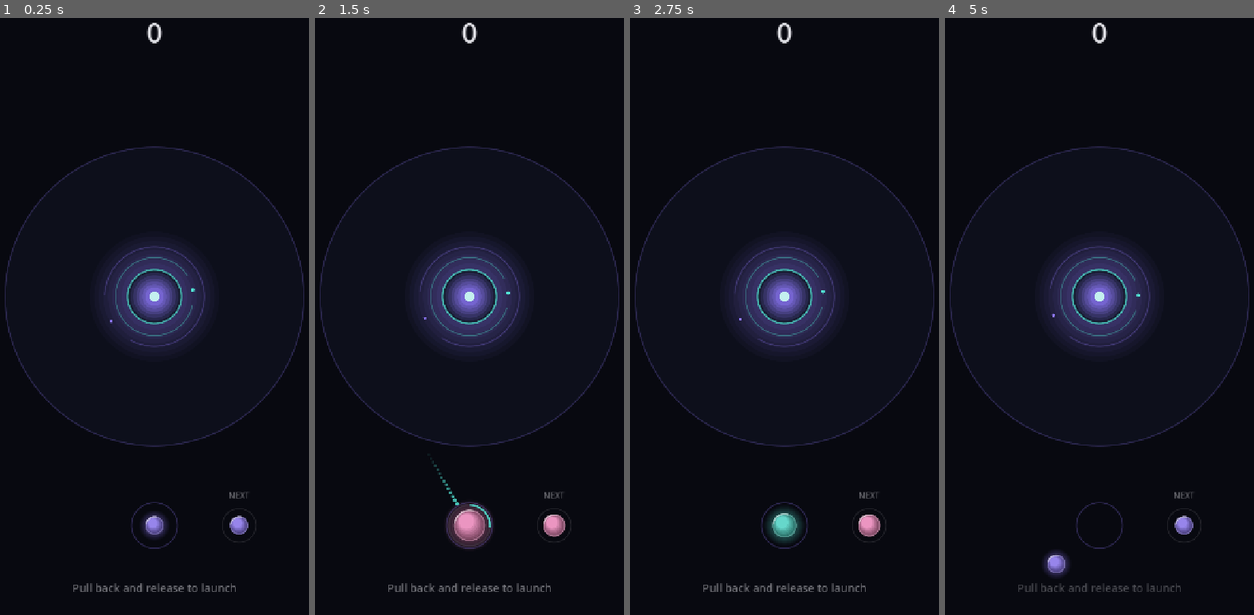
Above: before the commit, frames 1-4 (left to right).
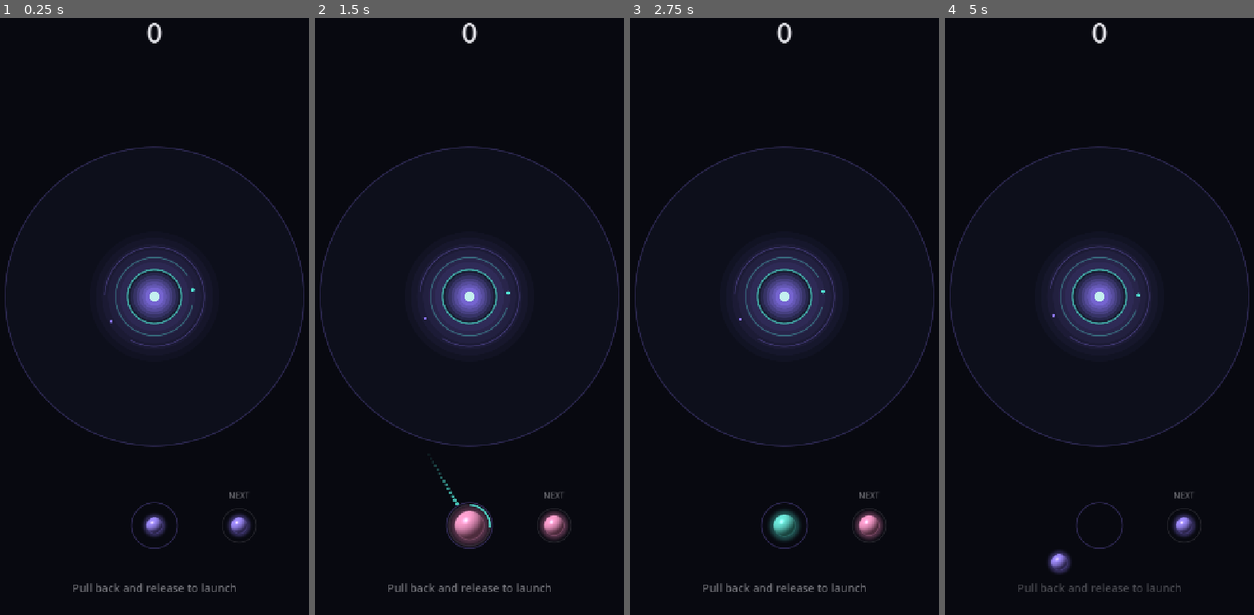
Above: after the commit, the same moments.

Repository: dinnm16-png/orbit
Game: Godot game, scene res://scenes/main/main.tscn
Same seed, same stepped clock (60 frames per second), same inputs: the game is played once before the commit and once after it.
Inputs (mouse positions are in pixels of both pictures, inside the frame that each line leads up to):
- Up to frame 1 (0.25 s): no input
- Up to frame 2 (1.5 s): tap Enter at 0.5 s; move the mouse to (549, 262) at 0.52 s; tap R at 0.6 s; click (549, 262) at 0.67 s; tap Space at 1.25 s; drag from (398, 328) to (450, 423) at 1.27 s
- Up to frame 3 (2.75 s): move the mouse to (821, 155) at 2.02 s; tap R at 2.1 s; click (821, 155) at 2.17 s
- Up to frame 4 (5 s): tap Enter at 2.75 s; drag from (1080, 423) to (991, 203) at 2.77 s; move the mouse to (1207, 394) at 3.52 s; tap R at 3.6 s; click (1207, 394) at 3.67 s; tap Space at 4.25 s; drag from (991, 203) to (1046, 137) at 4.27 s

The runs differ from the first frame. In frame 1, 0.3% of the frame differs, in the area x 35-82%, y 50-87%; in frame 2, 0.6%, in the area x 34-82%, y 46-88%; in frame 3, 0.5%; in frame 4, 0.4%.

Commit message:
Performance: shader planets (958->77 draw calls), sleeping bodies, cached core, physics interpolation
Also: test runner fails on any engine error (shader/script errors).

Co-Authored-By: Claude Opus 5.5 <noreply@anthropic.com>
Claude-Session: https://claude.ai/code/session_01PCD6DdnXzdrngHsaxmorH8

Diff:
--- a/project.godot
+++ b/project.godot
@@ -31,6 +31,7 @@
 [physics]
 
 common/physics_ticks_per_second=60
+common/physics_interpolation=true
 2d/default_gravity=0.0
 
 [rendering]
--- /dev/null
+++ b/resources/shaders/planet.gdshader
@@ -0,0 +1,45 @@
+// ORBIT planet shader — one quad per planet, everything computed per pixel.
+//
+// Why: drawing planets from many stacked translucent circles produced ~35 draw
+// calls per planet. A single quad with this shader is ONE draw, and because
+// every planet shares the same material, Godot can batch them together.
+//
+// Inputs (no per-planet uniforms, so batching is not broken):
+//   UV     0..1 across the quad
+//   COLOR  the planet's base color (passed as the vertex color)
+// The quad is GLOW_SCALE times the planet radius (see PlanetArt.GLOW_SCALE).
+shader_type canvas_item;
+render_mode blend_mix, unshaded;
+
+const float GLOW_SCALE = 1.7;
+const vec3 LIGHT_DIR = vec3(-0.45, -0.6, 0.66); // top-left, towards the viewer
+
+void fragment() {
+	vec3 base = COLOR.rgb;
+	// Position in units of the planet radius: |p| = 1 is the planet's edge.
+	vec2 p = (UV * 2.0 - 1.0) * GLOW_SCALE;
+	float d = length(p);
+	float aa = max(fwidth(d), 0.0001) * 1.2;
+	float body = 1.0 - smoothstep(1.0 - aa, 1.0, d);
+
+	// Sphere normal from the 2D position -> smooth 3D lighting.
+	float z = sqrt(max(1.0 - d * d, 0.0));
+	vec3 n = normalize(vec3(p, z));
+	vec3 l = normalize(LIGHT_DIR);
+	float diffuse = clamp(dot(n, l), 0.0, 1.0);
+	vec3 shade = mix(base * 0.28, mix(base, vec3(1.0), 0.15), smoothstep(-0.1, 1.0, diffuse));
+	// Soft specular highlight.
+	float spec = pow(clamp(dot(reflect(-l, n), vec3(0.0, 0.0, 1.0)), 0.0, 1.0), 18.0);
+	shade += vec3(spec * 0.35);
+	// Rim light: thin bright edge, stronger on the lit side.
+	float rim = smoothstep(0.80, 1.0, d) * (0.25 + 0.5 * clamp(dot(normalize(p + 1e-5), l.xy), 0.0, 1.0));
+	shade = mix(shade, mix(base, vec3(1.0), 0.6), rim * 0.55);
+
+	// Outer glow: smooth falloff from the edge to the quad border.
+	float g = 1.0 - smoothstep(1.0, GLOW_SCALE, d);
+	float glow = g * g * 0.28 * COLOR.a;
+
+	float alpha = body * COLOR.a + (1.0 - body) * glow;
+	vec3 rgb = mix(base, shade, body);
+	COLOR = vec4(rgb, alpha);
+}
--- a/scenes/core/gravity_core.gd
+++ b/scenes/core/gravity_core.gd
@@ -5,7 +5,12 @@
 ## It is a StaticBody2D: it never moves, but planets collide with it and come
 ## to rest on it. The pull itself is applied by each Planet (see Planet and
 ## OrbitPhysics); the core only defines *where* the center is.
-## It also draws the playable boundary ring (the future game-over line).
+## It also draws the playable boundary ring (the game-over line).
+##
+## Performance: each visual part is its own child CanvasItem whose drawing is
+## cached by Godot. Animation only changes cheap properties (rotation,
+## modulate); nothing is re-drawn every frame, except the warning ring while
+## the game is actually in danger.
 
 const COLOR_VIOLET := Color("#917AFF")
 const COLOR_AQUA := Color("#52E5D5")
@@ -17,9 +22,14 @@
 var danger: float = 0.0
 
 var _time: float = 0.0
+var _warning_visible: bool = false
 
 @onready var _collision: CollisionShape2D = $CollisionShape2D
+@onready var _boundary: Node2D = $Boundary
+@onready var _glow: Node2D = $Glow
+@onready var _body: Node2D = $Body
 @onready var _rings: Node2D = $Rings
+@onready var _warning: Node2D = $Warning
 
 
 func setup(p_config: GameConfig) -> void:
@@ -37,46 +47,45 @@
 	material.bounce = 0.0
 	physics_material_override = material
 
+	_boundary.draw.connect(_draw_boundary)
+	_glow.draw.connect(_draw_glow)
+	_body.draw.connect(_draw_body)
 	_rings.draw.connect(_draw_rings)
+	_warning.draw.connect(_draw_warning)
 
 
 func _process(delta: float) -> void:
 	_time += delta
 	# Slow rotation of the decorative rings; cheap because only the transform changes.
 	_rings.rotation = _time * 0.12
-	# Gentle "breathing" glow on the core body.
-	queue_redraw()
+	# Gentle "breathing" glow: only the layer's opacity changes, no redraw.
+	_glow.modulate.a = 0.8 + 0.2 * sin(_time * 1.6)
+	if danger > 0.0 or _warning_visible:
+		_warning_visible = danger > 0.0
+		_warning.queue_redraw()
 
 
-func _draw() -> void:
+func _draw_boundary() -> void:
+	var b := config.boundary_radius
+	_boundary.draw_circle(Vector2.ZERO, b, Color(COLOR_SECONDARY, 0.35), true, -1.0, true)
+	_boundary.draw_arc(Vector2.ZERO, b, 0.0, TAU, 128, Color(COLOR_VIOLET, 0.22), 1.5, true)
+
+
+func _draw_glow() -> void:
 	var r := config.core_radius
-	var pulse := 0.5 + 0.5 * sin(_time * 1.6)
+	for i in 6:
+		var t := float(i) / 6.0
+		_glow.draw_circle(Vector2.ZERO, r * (2.4 - t * 1.35), Color(COLOR_VIOLET, 0.035 + t * 0.035), true, -1.0, true)
 
-	# Boundary of the playable zone: faint filled disc + thin outline.
-	var b := config.boundary_radius
-	draw_circle(Vector2.ZERO, b, Color(COLOR_SECONDARY, 0.35), true, -1.0, true)
-	draw_arc(Vector2.ZERO, b, 0.0, TAU, 160, Color(COLOR_VIOLET, 0.22), 1.5, true)
-	if danger > 0.0:
-		# Warning: the ring pulses toward white, faster as time runs out.
-		var warn := 0.5 + 0.5 * sin(_time * (8.0 + 10.0 * danger))
-		var ring := COLOR_VIOLET.lerp(COLOR_WHITE, danger)
-		# Never fully fades: even at the pulse's low point the warning stays visible.
-		draw_arc(Vector2.ZERO, b, 0.0, TAU, 160, Color(ring, 0.35 + danger * (0.3 + 0.35 * warn)), 3.0, true)
 
-	# Core glow.
-	for i in 8:
-		var t := float(i) / 8.0
-		var gr := r * (2.4 - t * 1.35)
-		draw_circle(Vector2.ZERO, gr, Color(COLOR_VIOLET, 0.025 + t * 0.03 + pulse * 0.01), true, -1.0, true)
-
-	# Core body: dark sphere with a bright aqua/violet heart.
-	draw_circle(Vector2.ZERO, r, COLOR_SECONDARY, true, -1.0, true)
+func _draw_body() -> void:
+	var r := config.core_radius
+	_body.draw_circle(Vector2.ZERO, r, COLOR_SECONDARY, true, -1.0, true)
 	for i in range(1, 7):
 		var t := float(i) / 7.0
-		var cr := r * (1.0 - t * 0.78)
-		draw_circle(Vector2.ZERO, cr, COLOR_SECONDARY.lerp(COLOR_VIOLET, t * 0.9), true, -1.0, true)
-	draw_circle(Vector2.ZERO, r * 0.18, COLOR_WHITE.lerp(COLOR_AQUA, 0.3), true, -1.0, true)
-	draw_arc(Vector2.ZERO, r, 0.0, TAU, 64, Color(COLOR_AQUA, 0.55 + pulse * 0.2), 2.0, true)
+		_body.draw_circle(Vector2.ZERO, r * (1.0 - t * 0.78), COLOR_SECONDARY.lerp(COLOR_VIOLET, t * 0.9), true, -1.0, true)
+	_body.draw_circle(Vector2.ZERO, r * 0.18, COLOR_WHITE.lerp(COLOR_AQUA, 0.3), true, -1.0, true)
+	_body.draw_arc(Vector2.ZERO, r, 0.0, TAU, 64, Color(COLOR_AQUA, 0.65), 2.0, true)
 
 
 func _draw_rings() -> void:
@@ -86,3 +95,14 @@
 	_rings.draw_arc(Vector2.ZERO, r * 1.85, PI, PI + TAU - 1.1, 96, Color(COLOR_VIOLET, 0.28), 1.0, true)
 	_rings.draw_circle(Vector2(r * 1.45, 0).rotated(-0.2), 3.0, COLOR_AQUA, true, -1.0, true)
 	_rings.draw_circle(Vector2(r * 1.85, 0).rotated(PI - 0.55), 2.2, COLOR_VIOLET, true, -1.0, true)
+
+
+func _draw_warning() -> void:
+	if danger <= 0.0:
+		return
+	# The ring pulses toward white, faster as time runs out, and never fully
+	# fades: even at the pulse's low point the warning stays visible.
+	var warn := 0.5 + 0.5 * sin(_time * (8.0 + 10.0 * danger))
+	var ring := COLOR_VIOLET.lerp(COLOR_WHITE, danger)
+	_warning.draw_arc(Vector2.ZERO, config.boundary_radius, 0.0, TAU, 128,
+		Color(ring, 0.35 + danger * (0.3 + 0.35 * warn)), 3.0, true)
--- a/scenes/core/gravity_core.tscn
+++ b/scenes/core/gravity_core.tscn
@@ -7,4 +7,12 @@
 
 [node name="CollisionShape2D" type="CollisionShape2D" parent="."]
 
+[node name="Boundary" type="Node2D" parent="."]
+
+[node name="Warning" type="Node2D" parent="."]
+
+[node name="Glow" type="Node2D" parent="."]
+
+[node name="Body" type="Node2D" parent="."]
+
 [node name="Rings" type="Node2D" parent="."]
--- a/scenes/field/planet_field.gd
+++ b/scenes/field/planet_field.gd
@@ -22,6 +22,7 @@
 		gravity_center = value
 		for planet in get_planets():
 			planet.gravity_center = value
+			planet.sleeping = false  # Sleeping planets must feel the new center.
 
 
 func setup(p_config: GameConfig) -> void:
--- a/scenes/launcher/launcher.gd
+++ b/scenes/launcher/launcher.gd
@@ -38,6 +38,7 @@
 func load_planet(planet: Planet) -> void:
 	loaded_planet = planet
 	planet.global_position = global_position
+	planet.reset_physics_interpolation()  # Teleport: don't smooth from old spot.
 	queue_redraw()
 
 
--- a/scenes/main/main.gd
+++ b/scenes/main/main.gd
@@ -86,6 +86,7 @@
 	launcher.position = Vector2(rect.get_center().x, rect.end.y - config.launch_offset_from_bottom)
 	if launcher.loaded_planet:
 		launcher.loaded_planet.global_position = launcher.global_position
+		launcher.loaded_planet.reset_physics_interpolation()
 	next_preview.position = launcher.position + Vector2(170.0, 0.0)
 	next_label.position = next_preview.position + Vector2(-60.0, -72.0)
 	hint.position = Vector2(rect.position.x, rect.end.y - 70.0)
--- a/scenes/planet/planet.gd
+++ b/scenes/planet/planet.gd
@@ -6,7 +6,7 @@
 ##   1. setup() is called before adding it to the scene (level + config).
 ##   2. It waits frozen at the launcher (no physics, no gravity).
 ##   3. launch() unfreezes it and gives it a velocity.
-##   4. Every physics step it is pulled toward the core and speed-capped.
+##   4. It is pulled toward the core (constant force) and speed-capped.
 ##   5. When merged, consume() removes it; PlanetField spawns the result.
 
 signal launched(planet: Planet)
@@ -38,6 +38,7 @@
 
 @onready var _collision: CollisionShape2D = $CollisionShape2D
 @onready var _visual: Node2D = $Visual
+@onready var _overlay: Node2D = $Visual/Overlay
 
 
 func setup(p_config: GameConfig, p_level: int, p_gravity_center: Vector2) -> void:
@@ -78,8 +79,13 @@
 	freeze_mode = RigidBody2D.FREEZE_MODE_KINEMATIC
 	freeze = true
 
-	_visual.draw.connect(_draw_visual)
+	# Body: one shader quad (shared material -> batched). Rings and the danger
+	# ring live on a child overlay that uses the default material.
+	_visual.material = PlanetArt.material()
+	_visual.draw.connect(func(): PlanetArt.draw_body(_visual, radius, base_color))
+	_overlay.draw.connect(_draw_overlay)
 	_visual.queue_redraw()
+	_overlay.queue_redraw()
 
 
 ## Player launch from the launcher.
@@ -93,6 +99,7 @@
 	freeze = false
 	is_active = true
 	linear_velocity = OrbitPhysics.clamp_velocity(velocity, config.max_planet_speed)
+	_update_gravity_force()
 
 
 ## Makes a merge result grow from `from_radius` to its real size over
@@ -117,6 +124,8 @@
 
 
 func _physics_process(delta: float) -> void:
+	if is_active and not freeze:
+		_update_gravity_force()
 	if _grow_elapsed < config.merge_grow_time:
 		_grow_elapsed += delta
 		_apply_grow(clampf(_grow_elapsed / config.merge_grow_time, 0.0, 1.0))
@@ -130,35 +139,46 @@
 	_visual.scale = Vector2.ONE * (r / radius)
 
 
+## Gravity is a CONSTANT FORCE that we only update when its direction or size
+## changes noticeably (>1%).
+## - Forces are integrated before contacts are solved, so a resting planet's pull
+##   is cancelled in the same step and it reaches exactly zero velocity.
+## - Setting a force wakes a sleeping body. Re-applying gravity every step (our
+##   Phase 1 approach) therefore kept every planet awake forever. A resting
+##   planet's gravity never changes, so now it can fall asleep and cost nothing.
+func _update_gravity_force() -> void:
+	var accel := OrbitPhysics.gravity_acceleration(global_position, gravity_center, config.gravity_strength)
+	var desired := accel * mass
+	var tolerance := desired.length() * 0.01
+	if desired.distance_squared_to(constant_force) > tolerance * tolerance:
+		constant_force = desired
+
+
 func _integrate_forces(state: PhysicsDirectBodyState2D) -> void:
-	if not is_active:
-		return
-	var accel := OrbitPhysics.gravity_acceleration(
-		state.transform.origin, gravity_center, config.gravity_strength)
-	# Apply gravity as a FORCE (not by editing velocity). Godot integrates
-	# forces before solving contacts, so a planet resting on the core gets its
-	# pull cancelled in the same step, reaches zero velocity and can sleep.
-	# Editing velocity here instead left resting planets buzzing forever.
-	state.apply_central_force(accel * mass)
 	# Speed cap: the single most important guard against "exploding" physics.
-	state.linear_velocity = OrbitPhysics.clamp_velocity(state.linear_velocity, config.max_planet_speed)
+	# Only touch the velocity when needed (writing it would wake the body).
+	var max_speed := config.max_planet_speed
+	if state.linear_velocity.length_squared() > max_speed * max_speed:
+		state.linear_velocity = OrbitPhysics.clamp_velocity(state.linear_velocity, max_speed)
 
 
 func _process(_delta: float) -> void:
 	# The body may roll, but the lighting should always come from the top-left,
 	# so the visual layer cancels the body's rotation.
-	_visual.global_rotation = 0.0
+	# Only touch the transform when the body actually rotated.
+	if not is_zero_approx(_visual.global_rotation):
+		_visual.global_rotation = 0.0
 	if danger > 0.0 or _was_in_danger:
 		_was_in_danger = danger > 0.0
-		_visual.queue_redraw()
+		_overlay.queue_redraw()  # Only the thin overlay, never the body.
 
 
-# --- Procedural drawing -------------------------------------------------------
+# --- Drawing ------------------------------------------------------------------
 
-func _draw_visual() -> void:
-	PlanetArt.draw_planet(_visual, radius, base_color, level)
+func _draw_overlay() -> void:
+	PlanetArt.draw_ring(_overlay, radius, base_color, level)
 	if danger > 0.0:
 		# Pulsing warning ring: this planet is about to end the game.
 		var pulse := 0.5 + 0.5 * sin(Time.get_ticks_msec() * 0.012)
-		_visual.draw_arc(Vector2.ZERO, radius + 5.0, 0.0, TAU, 48,
+		_overlay.draw_arc(Vector2.ZERO, radius + 5.0, 0.0, TAU, 40,
 			Color(1, 1, 1, 0.35 + danger * (0.25 + 0.4 * pulse)), 3.0, true)
--- a/scenes/planet/planet.tscn
+++ b/scenes/planet/planet.tscn
@@ -8,3 +8,6 @@
 [node name="CollisionShape2D" type="CollisionShape2D" parent="."]
 
 [node name="Visual" type="Node2D" parent="."]
+physics_interpolation_mode = 2
+
+[node name="Overlay" type="Node2D" parent="Visual"]
--- a/scenes/ui/next_preview.gd
+++ b/scenes/ui/next_preview.gd
@@ -19,10 +19,23 @@
 		return
 	level = p_level
 	queue_redraw()
+	if _body:
+		_body.queue_redraw()
 	# Small "pop" so the player notices the queue advanced.
 	scale = Vector2.ONE * 0.6
 	create_tween().tween_property(self, "scale", Vector2.ONE, 0.25) \
 		.set_trans(Tween.TRANS_BACK).set_ease(Tween.EASE_OUT)
+
+
+var _body: Node2D
+
+
+func _ready() -> void:
+	# The planet is drawn by a child using the shared planet shader.
+	_body = Node2D.new()
+	_body.material = PlanetArt.material()
+	_body.draw.connect(_draw_body)
+	add_child(_body)
 
 
 func _draw() -> void:
@@ -30,4 +43,11 @@
 	if config == null or level < 0:
 		return
 	var r := minf(config.get_planet_radius(level), MAX_RADIUS)
-	PlanetArt.draw_planet(self, r, config.get_planet_color(level), level, false)
+	PlanetArt.draw_ring(self, r, config.get_planet_color(level), level)
+
+
+func _draw_body() -> void:
+	if config == null or level < 0:
+		return
+	var r := minf(config.get_planet_radius(level), MAX_RADIUS)
+	PlanetArt.draw_body(_body, r, config.get_planet_color(level))
--- a/scripts/visual/planet_art.gd
+++ b/scripts/visual/planet_art.gd
@@ -1,42 +1,48 @@
 class_name PlanetArt
 extends RefCounted
-## Procedural planet drawing, shared by real planets and the next-planet preview
-## so both always look identical. Call from inside a CanvasItem's draw callback.
+## Planet drawing shared by real planets and the next-planet preview.
+##
+## The body (shading, rim light, glow) is ONE quad rendered by
+## res://resources/shaders/planet.gdshader. All planets share a single
+## ShaderMaterial and pass their color as the vertex color, so Godot can batch
+## many planets into very few draw calls. Rings are a thin separate overlay.
 
-const LIGHT_DIR := Vector2(-0.6, -0.8)
+## Quad half-size relative to the radius. Must match GLOW_SCALE in the shader.
+const GLOW_SCALE := 1.7
+const SHADER := preload("res://resources/shaders/planet.gdshader")
+
+static var _material: ShaderMaterial
 
 
-static func draw_planet(ci: CanvasItem, radius: float, c: Color, level: int, glow: bool = true) -> void:
-	# Soft outer glow: stacked translucent circles approximate a radial gradient.
-	if glow:
-		var glow_steps := 6
-		for i in glow_steps:
-			var t := float(i) / glow_steps
-			var r := radius * (1.65 - t * 0.6)
-			ci.draw_circle(Vector2.ZERO, r, Color(c, 0.035 + t * 0.02), true, -1.0, true)
+## The one shared material. Assign it to the CanvasItem that calls draw_body().
+static func material() -> ShaderMaterial:
+	if _material == null:
+		_material = ShaderMaterial.new()
+		_material.shader = SHADER
+	return _material
 
-	# Body: dark base, then lighter discs shifted toward the light = 3D shading.
-	var dark := c.darkened(0.55)
-	ci.draw_circle(Vector2.ZERO, radius, dark, true, -1.0, true)
-	var shade_steps := 7
-	for i in range(1, shade_steps):
-		var t := float(i) / shade_steps
-		var r := radius * (1.0 - t * 0.62)
-		var offset := LIGHT_DIR * radius * t * 0.38
-		ci.draw_circle(offset, r, dark.lerp(c.lightened(0.18), t), true, -1.0, true)
 
-	# Rim light on the lit side and a thin full outline for crispness.
-	ci.draw_arc(Vector2.ZERO, radius - 0.75, 0.0, TAU, 48, Color(c.lightened(0.5), 0.35), 1.5, true)
-	ci.draw_arc(Vector2.ZERO, radius - 1.0, PI * 1.05, PI * 1.6, 24, Color(1, 1, 1, 0.45), 2.0, true)
+## Draws the planet body + glow. `ci` must use PlanetArt.material().
+## The quad always covers the full glow area: the shader fades the glow to
+## zero exactly at the quad's edge, so no square corners can ever show.
+static func draw_body(ci: CanvasItem, radius: float, color: Color) -> void:
+	var h := radius * GLOW_SCALE
+	var points := PackedVector2Array([Vector2(-h, -h), Vector2(h, -h), Vector2(h, h), Vector2(-h, h)])
+	var uvs := PackedVector2Array([Vector2(0, 0), Vector2(1, 0), Vector2(1, 1), Vector2(0, 1)])
+	var colors := PackedColorArray([color, color, color, color])
+	ci.draw_primitive(points, colors, uvs)
 
-	# Larger planets get an elegant tilted orbital ring.
-	if has_ring(level):
-		var points := PackedVector2Array()
-		var segments := 64
-		for i in segments + 1:
-			var a := TAU * i / segments
-			points.append(Vector2(cos(a) * radius * 1.55, sin(a) * radius * 0.38).rotated(-0.35))
-		ci.draw_polyline(points, Color(c.lightened(0.35), 0.55), 1.5, true)
+
+## Draws the tilted orbital ring for levels that have one (default material).
+static func draw_ring(ci: CanvasItem, radius: float, color: Color, level: int) -> void:
+	if not has_ring(level):
+		return
+	var points := PackedVector2Array()
+	var segments := 48
+	for i in segments + 1:
+		var a := TAU * i / segments
+		points.append(Vector2(cos(a) * radius * 1.55, sin(a) * radius * 0.38).rotated(-0.35))
+	ci.draw_polyline(points, Color(color.lightened(0.35), 0.55), 1.5, true)
 
 
 static func has_ring(level: int) -> bool:
--- /dev/null
+++ b/tests/error_counter.gd
@@ -0,0 +1,16 @@
+extends Logger
+## Counts every error the engine reports (script errors, shader compile
+## errors, failed asserts...) so the test runner can fail on them even when
+## no individual test assertion noticed anything.
+
+var errors: PackedStringArray = PackedStringArray()
+var _mutex := Mutex.new()
+
+
+func _log_error(function: String, file: String, line: int, code: String, rationale: String,
+		_editor_notify: bool, error_type: int, _script_backtraces: Array[ScriptBacktrace]) -> void:
+	if error_type == ERROR_TYPE_WARNING:
+		return
+	_mutex.lock()
+	errors.append("%s (%s:%d %s)" % [rationale if rationale != "" else code, file, line, function])
+	_mutex.unlock()
--- a/tests/integration/test_merging.gd
+++ b/tests/integration/test_merging.gd
@@ -131,3 +131,23 @@
 	assert_true(merges[0] >= 4, "merges actually happened (%d)" % merges[0])
 	assert_true(max_speed <= main.config.max_planet_speed + 0.5, "speed cap respected")
 	await _cleanup(main)
+
+
+func test_resting_planet_falls_asleep() -> void:
+	# Performance: resting planets must sleep so physics can skip them.
+	var main := await _spawn_main()
+	var p := _place(main, 1, Vector2(0, -150))
+	await wait_physics_frames(240)
+	assert_true(p.sleeping, "resting planet is asleep (speed %.2f)" % p.linear_velocity.length())
+	await _cleanup(main)
+
+
+func test_planet_landing_on_sleeping_planet_still_merges() -> void:
+	var main := await _spawn_main()
+	var sleeper := _place(main, 1, Vector2(0, -150))
+	await wait_physics_frames(240)
+	assert_true(sleeper.sleeping, "precondition: planet asleep")
+	_place(main, 1, Vector2(0, -260))
+	await wait_physics_frames(120)
+	assert_eq(_levels(main), [2], "falling planet merged with the sleeping one")
+	await _cleanup(main)
--- a/tests/run_tests.gd
+++ b/tests/run_tests.gd
@@ -11,6 +11,8 @@
 
 
 func _run() -> void:
+	var error_counter := preload("res://tests/error_counter.gd").new()
+	OS.add_logger(error_counter)
 	var passed := 0
 	var failed := 0
 	for dir in TEST_DIRS:
@@ -27,7 +29,11 @@
 					continue
 				var test = script.new()
 				test.tree = self
+				var errors_before := error_counter.errors.size()
 				await test.call(name)
+				# Engine errors during a test (e.g. shader/script errors) fail it.
+				for i in range(errors_before, error_counter.errors.size()):
+					test.failures.append("engine error: %s" % error_counter.errors[i])
 				if test.failures.is_empty():
 					passed += 1
 					print("  PASS  %s" % name)
Binary file added: docs/orbit_shader_planets.png
Not shown, added: resources/shaders/planet.gdshader.uid
Not shown, added: tests/error_counter.gd.uid
